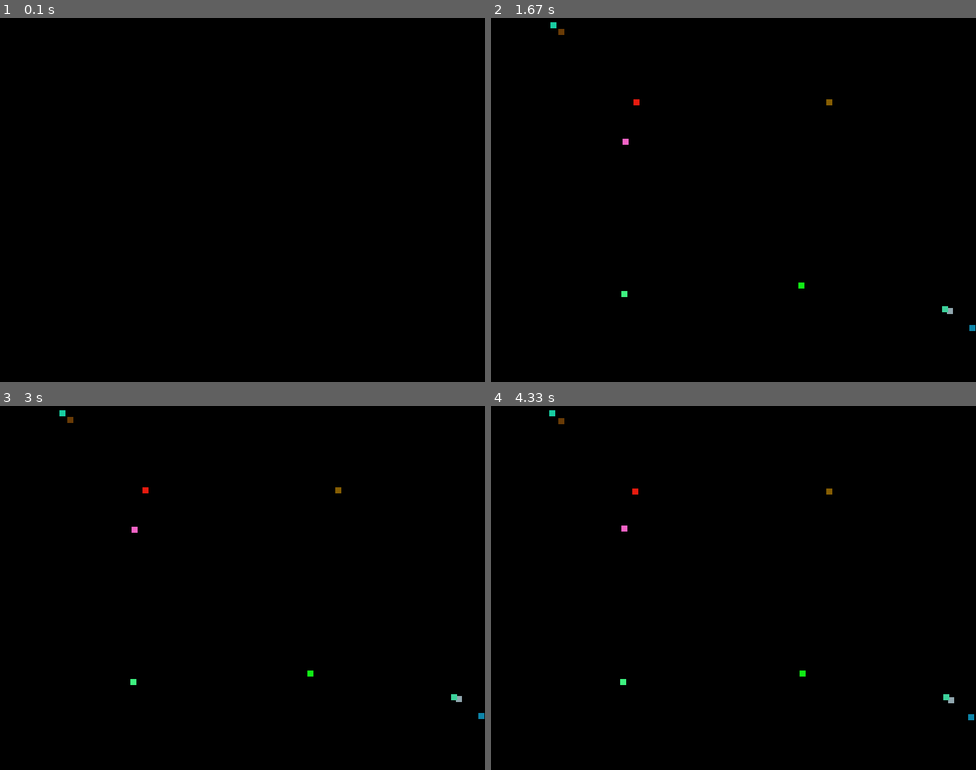
Above: before the commit, frames 1-4 (two rows, left to right).
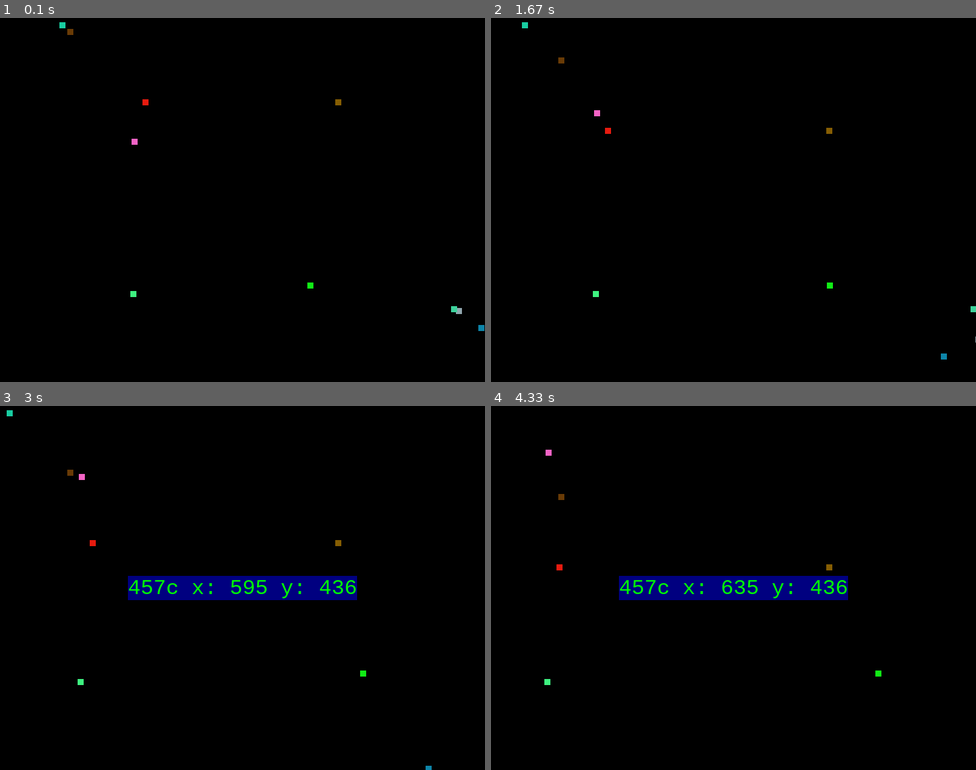
Above: after the commit, the same moments.

Repository: PaperPesto/pygame
Game: pygame game, started from sim.py
Same seed, same stepped clock (60 frames per second), same inputs: the game is played once before the commit and once after it.
Inputs (mouse positions are in pixels of both pictures, inside the frame that each line leads up to):
- Up to frame 1 (0.1 s): no input
- Up to frame 2 (1.67 s): click (806, 287) at 0.38 s; click (733, 221) at 0.72 s; click (820, 287) at 1.05 s; click (912, 327) at 1.38 s
- Up to frame 3 (3 s): click (339, 675) at 1.72 s; click (218, 682) at 2.05 s; click (363, 675) at 2.88 s
- Up to frame 4 (4.33 s): click (859, 555) at 3.22 s; click (874, 675) at 4.05 s

The runs differ from the first frame. In frame 1, 0.2% of the frame differs, in the area x 12-100%, y 1-86%; in frame 2, 0.4%; in frame 3, 3.5%, in the area x 1-100%, y 1-100%; in frame 4, 3.5%.

Commit message:
log e popup message

Diff:
--- a/sim.py
+++ b/sim.py
@@ -5,6 +5,7 @@
 import uuid
 
 pygame.init()
+pygame.display.set_caption('sim')
 
 WIDTH = 800
 HEIGHT = 600
@@ -15,6 +16,9 @@
 BLUE = (0, 0, 255)
 YELLOW = (255,255, 0)
 BACKGROUND_COLOR = (0,0,0)
+white = (255, 255, 255)
+green = (0, 255, 0)
+blue = (0, 0, 128)
 
 DEFAULT_SIZE = 10
 
@@ -22,8 +26,8 @@
 
 class Entity:
 
-    def __init__(self, id, x = 0, y = 0, vx = 0, vy = 0, size = DEFAULT_SIZE, color = (255, 255, 255)):
-        self.id = id
+    def __init__(self, uuid, x = 0, y = 0, vx = 0, vy = 0, size = DEFAULT_SIZE, color = (255, 255, 255)):
+        self.uuid = uuid
         self.x = x
         self.y = y
         self.vx = vx
@@ -41,7 +45,10 @@
         self.__move()
 
     def log(self):
-        print(str(self.id) + ' ' + 'x: ' + str(self.x) + ' y: ' + str(self.y))
+        return self.id() + " " + "x: " + str(self.x) + " y: " + str(self.y)
+
+    def id(self):
+        return str(self.uuid[0:4])
 
     def __move(self):
         self.x = self.x + self.vx
@@ -49,6 +56,8 @@
 
 
 entity_list = []
+selected_entity = None
+show_popup = False  # flag per visualizzazione del popup delle statistiche dell'entità
 
 def init_entities(entity_number = 10):
     for i in range(entity_number):
@@ -62,24 +71,47 @@
         e = Entity(id, x, y, vx, vy, size, color)
         entity_list.append(e)
 
+def search_entities(x, y):
+    for e in entity_list:
+        if (x >= e.x and x < e.x + e.width) and (y >= e.y and y < e.y + e.height):
+            return e
+    return None
+
 init_entities()
 
 while True:
+
+    #screen.fill(BACKGROUND_COLOR)
 
     for event in pygame.event.get():
         print(event)
 
         if event.type == pygame.QUIT:
             sys.exit()
+        if event.type == pygame.MOUSEBUTTONDOWN:
+            e = search_entities(event.pos[0], event.pos[1])
+            if e:
+                print('found ' + e.id())
+                show_popup = True
+                selected_entity = e
+            else:
+                show_popup = False
+
 
     screen.fill(BACKGROUND_COLOR)
 
     for e in entity_list:
         e.draw()
         e.act()
-        e.log()
+        #print(e.log())
 
-    clock.tick(1)
-    #print('hello tick: ' + str(pygame.time.get_ticks()))
+    if show_popup:
+        font = pygame.font.SysFont("monospace", 35)
+        text = font.render(selected_entity.log(), True, green, blue)
+        text_rect = text.get_rect()
+        text_rect.center = (400, 300)
+        screen.blit(text, text_rect)
+
+    clock.tick(30)
 
     pygame.display.update()
